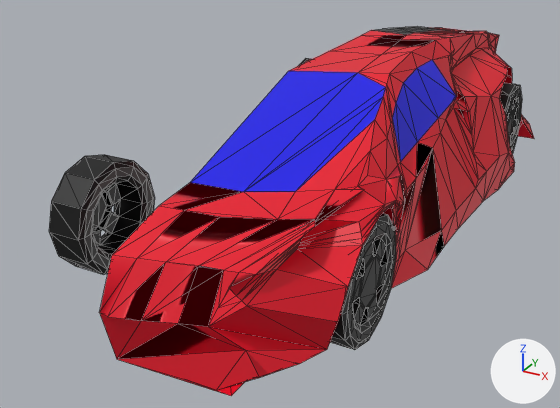
Renders of the glTF model Models/Aventador.glb from each side of a commit.
Before and after are seen from a 50 mm lens placed at (4.09, -8.61, 3.18), pointed at (-0.39, -0.46, -0.9). The axes (+X, +Y, +Z) are drawn at lower right. The lights are the same throughout. The older version comes first. Mesh edges are drawn as thin lines. Vertices at exactly the same position are counted once.

Names of what the first picture shows: 'Car', 'Tyre', 'Tyre.001'.
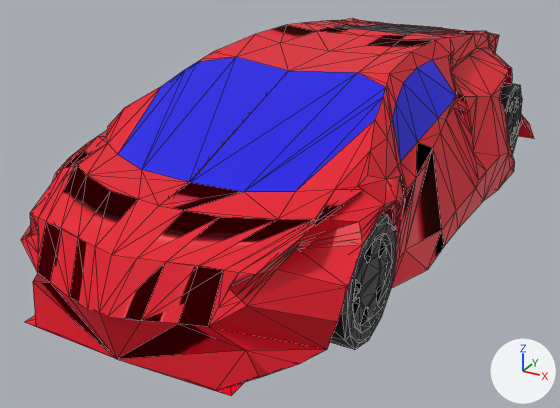
The change, as JSON lines over the scene's bpy script:
```json
{"block": "me_cube_002", "where": "# used by ob_car; location = (0.0, 0.0, 0.0)"}
{"op": "remove", "block": "me_cube_002", "code": "me_cube_002.from_pydata(...)  # 328 vertices, 618 faces; spans x 0.0..2.01, y -4.38..4.77, z -0.91..1.15"}
{"op": "add", "block": "me_cube_002", "code": "me_cube_002.from_pydata(...)  # 620 vertices, 1235 faces; spans x -2.01..2.01, y -4.38..4.77, z -0.91..1.15"}
{"block": "me_cube_002", "change": "me_cube_002 part 1: 292 vertices added at x -2.01..-0.01, y -4.38..4.7, z -0.91..1.15"}
{"block": "me_cylinder", "where": "# used by ob_tyre; location = (1.51, -2.49, -0.49); rotation_euler = (-3.142, -1.571, 0.0), in degrees (-180, -90, 0); scale = (-0.663, -0.663, -0.232)"}
{"op": "remove", "block": "me_cylinder", "code": "me_cylinder.from_pydata(...)  # 312 vertices, 668 faces; spans x -1.0..1.0, y -1.0..9.19, z -1.0..1.0"}
{"op": "add", "block": "me_cylinder", "code": "me_cylinder.from_pydata(...)  # 328 vertices, 704 faces; spans x -1.0..1.0, y -1.0..9.19, z -1.0..1.0"}
{"block": "me_cylinder", "change": "me_cylinder part 2: 9 vertices moved from x -0.43..-0.06, y -0.31..0.4, z -0.86..-0.5 to x -0.43..0.0, y -0.37..0.37, z -0.86..-0.5; 15 vertices removed from x -0.43..-0.05, y -0.35..0.43, z -0.86..-0.5; 23 vertices added at x -0.43..0.0, y -0.43..0.42, z -0.86..-0.5"}
{"block": "me_cylinder", "change": "me_cylinder part 3: 9 vertices moved from x -0.43..-0.06, y 7.88..8.58, z -0.86..-0.5 to x -0.43..0.0, y 7.82..8.56, z -0.86..-0.5; 15 vertices removed from x -0.43..-0.05, y 7.84..8.62, z -0.86..-0.5; 23 vertices added at x -0.43..0.0, y 7.76..8.6, z -0.86..-0.5"}
{"block": "me_cylinder_002", "where": "# used by ob_tyre_001; location = (-1.56, -2.49, -0.49); rotation_euler = (-3.142, 1.571, 0.0), in degrees (-180, 90, 0); scale = (-0.663, -0.663, -0.232)"}
{"op": "remove", "block": "me_cylinder_002", "code": "me_cylinder_002.from_pydata(...)  # 312 vertices, 668 faces; spans x -1.0..1.0, y -1.0..9.19, z -1.0..1.0"}
{"op": "add", "block": "me_cylinder_002", "code": "me_cylinder_002.from_pydata(...)  # 328 vertices, 704 faces; spans x -1.0..1.0, y -1.0..9.19, z -1.0..1.0"}
{"block": "me_cylinder_002", "change": "me_cylinder_002 part 4: 9 vertices moved from x -0.43..-0.06, y -0.31..0.4, z -0.86..-0.5 to x -0.43..0.0, y -0.37..0.37, z -0.86..-0.5; 15 vertices removed from x -0.43..-0.05, y -0.35..0.43, z -0.86..-0.5; 23 vertices added at x -0.43..0.0, y -0.43..0.42, z -0.86..-0.5"}
{"block": "me_cylinder_002", "change": "other edits to the shape of me_cylinder_002 do not show in these pictures"}
```

Changed parts and their boxes (x1, y1, x2, y2) in the pictures (560 x 408 px; the box of a moved part takes in the faces that stretch with it):
```json
{"object": "Car", "change": "reshaped", "before": [99, 26, 534, 396], "after": [21, 18, 534, 396], "on screen": "18% wider"}
{"object": "Tyre.001", "change": "reshaped", "before": [49, 58, 311, 274], "on screen": "not visible afterwards"}
{"part": 1, "of": "me_cube_002", "change": "added", "after": [21, 18, 439, 359]}
{"part": 2, "of": "me_cylinder", "change": "moved or reshaped", "before": [353, 239, 387, 302], "after": [353, 239, 387, 302]}
{"part": 3, "of": "me_cylinder", "change": "moved or reshaped", "before": [507, 100, 517, 137], "after": [507, 100, 517, 137]}
{"part": 4, "of": "me_cylinder_002", "change": "moved or reshaped", "before": [93, 184, 121, 246], "on screen": "not visible afterwards"}
```
